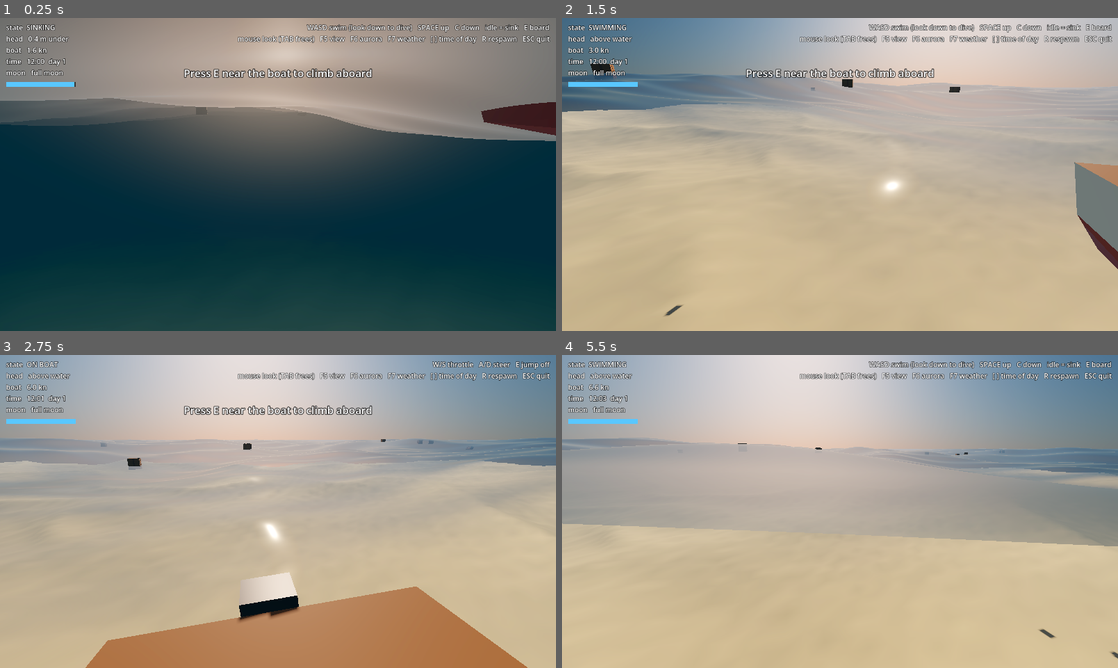
Above: before the commit, frames 1-4 (two rows, left to right).
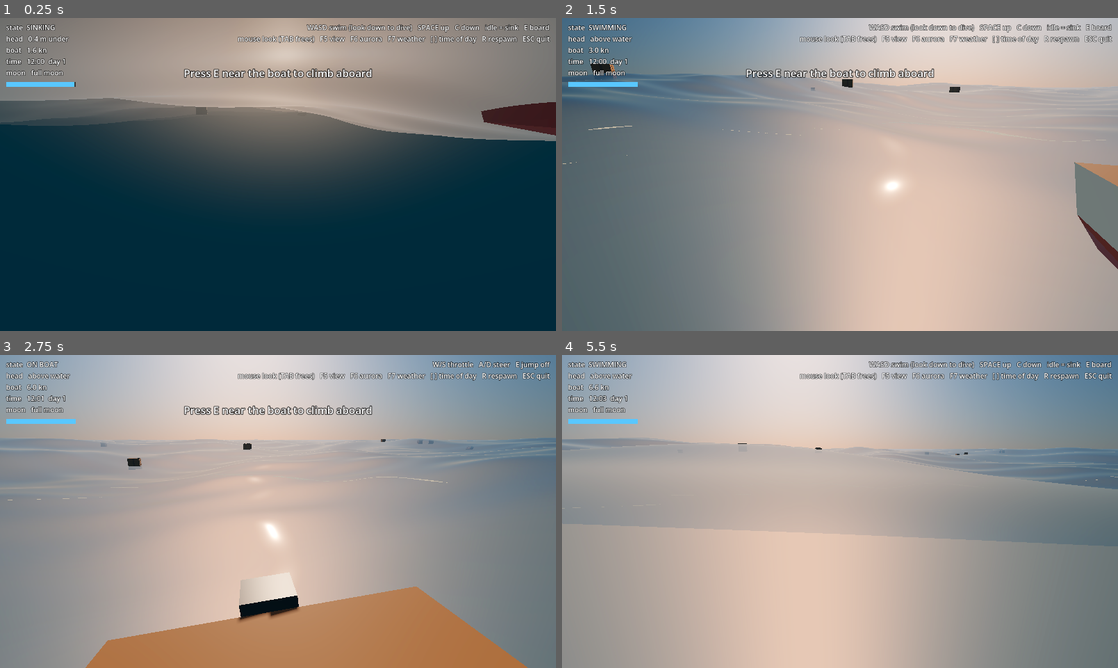
Above: after the commit, the same moments.

Repository: DocRountree/game
Game: Godot game, scene res://src/world/open_ocean/open_ocean.tscn
Same seed, same stepped clock (60 frames per second), same inputs: the game is played once before the commit and once after it.
Inputs (mouse positions are in pixels of both pictures, inside the frame that each line leads up to):
- Up to frame 1 (0.25 s): no input
- Up to frame 2 (1.5 s): tap E (interact) at 0.5, 1.25 s; move the mouse to (867, 174) at 0.52 s; hold W (move_forward) from 0.53 s (still down); tap Down (camera_down) at 0.6 s; move the mouse to (812, 174) at 1.27 s; tap Left (camera_left) at 1.35 s
- Up to frame 3 (2.75 s): keep holding W (move_forward); tap E (interact) at 2 s; move the mouse to (289, 505) at 2.02 s; tap Right (camera_right) at 2.1 s
- Up to frame 4 (5.5 s): keep holding W (move_forward); tap E (interact) at 2.75, 3.5, 4.35 s; move the mouse to (834, 517) at 2.77 s; tap Up (camera_up) at 2.85 s; move the mouse to (878, 514) at 3.52 s; tap C (dive) at 3.6 s; move the mouse to (795, 508) at 4.27 s; move the mouse to (845, 511) at 5.02 s; hold Tab (toggle_mouse) from 5.03 s (still down)

The runs differ from the first frame. In frame 1, 3.9% of the frame differs, in the area x 9-84%, y 90-100%; in frame 2, 45%, in the area x 0-100%, y 27-100%; in frame 3, 30%; in frame 4, 37%.

Commit message:
Seafloor: shader-displaced camera-centred grid with fractal relief and pixel-adaptive detail

Diff:
--- a/src/systems/water/seafloor/seafloor.gd
+++ b/src/systems/water/seafloor/seafloor.gd
@@ -1,8 +1,9 @@
 class_name Seafloor
 extends Node3D
 ## Procedural ocean floor: a heightfield from the world seed (broad basins and
-## rises, ridges, and fine ripples), meshed and given collision in a square
-## patch around the focus that is rebuilt as it moves. Seafloor.height_at()
+## rises, ridges, and fine ripples) with collision in a square patch around the
+## focus that is rebuilt as it moves. It is drawn by seafloor.gdshader on a
+## camera-centred grid that adds fine fractal relief and endless shading detail. Seafloor.height_at()
 ## answers anywhere, so other systems (depth readouts, sampling, spawning) can
 ## ask for the bottom without the mesh.
 ##
@@ -15,14 +16,14 @@
 const REBUILD_DISTANCE := 120.0    ## Start the next patch this far from the current centre (edge is 384 m out).
 
 @export var focus: Node3D
-@export var material: Material
+@export var material: ShaderMaterial   ## seafloor.gdshader
 
 static var _noise_broad: FastNoiseLite
 static var _noise_ridge: FastNoiseLite
 static var _noise_fine: FastNoiseLite
 static var _seed := -1
 
-var _mesh := MeshInstance3D.new()
+var _mesh := OceanSurface.new()      # camera-centred polar grid
 var _body := StaticBody3D.new()
 var _shape := CollisionShape3D.new()
 var _centre := Vector2(INF, INF)
@@ -62,6 +63,13 @@
 func _ready() -> void:
 	_mesh.material_override = material
 	add_child(_mesh)
+	# dense underfoot (10 cm), ~300 m out: stays inside the 384 m half-patch
+	_mesh.rings = 150
+	_mesh.segments = 192
+	_mesh.inner_spacing = 0.1
+	_mesh.growth = 0.03
+	_mesh.mesh = _mesh.build_mesh()
+	_mesh.custom_aabb = AABB(Vector3(-400, -200, -400), Vector3(800, 220, 800))
 	_body.collision_layer = 1   # world
 	_body.collision_mask = 0
 	_body.add_child(_shape)
@@ -71,6 +79,12 @@
 	_pending_centre = (at / CELL).round() * CELL
 	_generate()
 	_apply()
+
+
+func _process(_delta: float) -> void:
+	var cam := get_viewport().get_camera_3d()
+	if cam:
+		_mesh.global_position = Vector3(cam.global_position.x, 0.0, cam.global_position.z)
 
 
 func _physics_process(_delta: float) -> void:
@@ -105,52 +119,19 @@
 	for j in n:
 		for i in n:
 			heights[j * n + i] = height_at(c.x - half + i * CELL, c.y - half + j * CELL)
-	var verts := PackedVector3Array()
-	var normals := PackedVector3Array()
-	var colours := PackedColorArray()
-	verts.resize(n * n)
-	normals.resize(n * n)
-	colours.resize(n * n)
-	for j in n:
-		for i in n:
-			var h := heights[j * n + i]
-			verts[j * n + i] = Vector3(-half + i * CELL, h, -half + j * CELL)
-			var hl := heights[j * n + maxi(i - 1, 0)]
-			var hr := heights[j * n + mini(i + 1, SIZE)]
-			var hd := heights[maxi(j - 1, 0) * n + i]
-			var hu := heights[mini(j + 1, SIZE) * n + i]
-			var nrm := Vector3(hl - hr, 2.0 * CELL, hd - hu).normalized()
-			normals[j * n + i] = nrm
-			# sand on the flats, darker rock on slopes, paler on the rises
-			var rock := smoothstep(0.85, 0.65, nrm.y)
-			var sand := Color(0.62, 0.56, 0.42).lerp(Color(0.72, 0.67, 0.52), clampf((h + 40.0) / 25.0, 0.0, 1.0))
-			colours[j * n + i] = sand.lerp(Color(0.3, 0.3, 0.28), rock)
-	var idx := PackedInt32Array()
-	idx.resize(SIZE * SIZE * 6)
-	var k := 0
-	for j in SIZE:
-		for i in SIZE:
-			var a := j * n + i
-			idx[k] = a; idx[k + 1] = a + 1; idx[k + 2] = a + n
-			idx[k + 3] = a + 1; idx[k + 4] = a + n + 1; idx[k + 5] = a + n
-			k += 6
-	var arrays := []
-	arrays.resize(Mesh.ARRAY_MAX)
-	arrays[Mesh.ARRAY_VERTEX] = verts
-	arrays[Mesh.ARRAY_NORMAL] = normals
-	arrays[Mesh.ARRAY_COLOR] = colours
-	arrays[Mesh.ARRAY_INDEX] = idx
-	_result = {"centre": c, "arrays": arrays, "heights": heights}
+	_result = {"centre": c, "heights": heights}
 
 
 # Main thread: swap the finished patch in.
 func _apply() -> void:
 	var c: Vector2 = _result.centre
 	var n := SIZE + 1
-	var mesh := ArrayMesh.new()
-	mesh.add_surface_from_arrays(Mesh.PRIMITIVE_TRIANGLES, _result.arrays)
-	_mesh.mesh = mesh
-	_mesh.position = Vector3(c.x, 0.0, c.y)
+	var half := SIZE * CELL * 0.5
+	var img := Image.create_from_data(n, n, false, Image.FORMAT_RF, (_result.heights as PackedFloat32Array).to_byte_array())
+	if material:
+		material.set_shader_parameter("heights", ImageTexture.create_from_image(img))
+		# texel centres sit on the grid points: the rect spans half a cell beyond them
+		material.set_shader_parameter("patch_rect", Vector3(c.x - half - CELL * 0.5, c.y - half - CELL * 0.5, n * CELL))
 	var hm := HeightMapShape3D.new()
 	hm.map_width = n
 	hm.map_depth = n
--- /dev/null
+++ b/src/systems/water/seafloor/seafloor.gdshader
@@ -0,0 +1,91 @@
+shader_type spatial;
+render_mode cull_back;
+
+// The sea floor on a camera-centred polar grid (dense underfoot, coarse far
+// away). Vertices take the coarse height from the CPU heightfield texture (the
+// same one collision uses) plus fine fractal relief limited to what the local
+// mesh spacing can hold. The fragment shader keeps adding octaves to the
+// shading normal down to the pixel's footprint, using value noise with analytic
+// derivatives, so detail never runs out and costs one lookup set per octave.
+
+uniform sampler2D heights : filter_linear, repeat_disable;   // r: height (m)
+uniform vec3 patch_rect = vec3(0.0, 0.0, 768.0);             // corner x, corner z, size (m)
+uniform float relief = 0.55;          // m of fine relief on top of the coarse field
+uniform float relief_wavelength = 9.0; // m: longest fine octave
+uniform vec3 sand_deep = vec3(0.55, 0.5, 0.38);
+uniform vec3 sand_shallow = vec3(0.72, 0.67, 0.52);
+uniform vec3 rock = vec3(0.28, 0.28, 0.26);
+
+varying vec3 wpos;
+varying float spacing;
+
+float hash2(vec2 p) {
+	p = fract(p * vec2(0.1031, 0.1030));
+	p += dot(p, p.yx + 33.33);
+	return fract((p.x + p.y) * p.x);
+}
+
+// value noise with its gradient (Inigo Quilez): returns (value, d/dx, d/dy)
+vec3 noised(vec2 x) {
+	vec2 i = floor(x);
+	vec2 f = fract(x);
+	vec2 u = f * f * f * (f * (f * 6.0 - 15.0) + 10.0);
+	vec2 du = 30.0 * f * f * (f * (f - 2.0) + 1.0);
+	float a = hash2(i);
+	float b = hash2(i + vec2(1.0, 0.0));
+	float c = hash2(i + vec2(0.0, 1.0));
+	float d = hash2(i + vec2(1.0, 1.0));
+	float k1 = b - a;
+	float k2 = c - a;
+	float k4 = a - b - c + d;
+	return vec3(a + k1 * u.x + k2 * u.y + k4 * u.x * u.y,
+			du * vec2(k1 + k4 * u.y, k2 + k4 * u.x));
+}
+
+// fine relief: height and gradient, octaves down to min_wavelength
+vec3 relief_at(vec2 p, float min_wavelength) {
+	vec3 sum = vec3(0.0);
+	float wl = relief_wavelength;
+	float amp = relief;
+	mat2 turn = mat2(vec2(0.8, 0.6), vec2(-0.6, 0.8));
+	for (int o = 0; o < 9; o++) {
+		if (wl < min_wavelength)
+			break;
+		float fade = clamp(wl / min_wavelength - 1.0, 0.0, 1.0);   // no popping as octaves come in
+		vec3 n = noised(p / wl);
+		sum += vec3(n.x - 0.5, n.yz / wl) * amp * fade;
+		wl *= 0.5;
+		amp *= 0.5;
+		p = turn * p;   // rotate octaves so their grids don't line up
+	}
+	return sum;
+}
+
+float coarse(vec2 xz) {
+	return texture(heights, (xz - patch_rect.xy) / patch_rect.z).r;
+}
+
+void vertex() {
+	vec3 w = (MODEL_MATRIX * vec4(VERTEX, 1.0)).xyz;
+	spacing = UV.x;
+	w.y = coarse(w.xz) + relief_at(w.xz, spacing * 3.0).x;
+	VERTEX = (inverse(MODEL_MATRIX) * vec4(w, 1.0)).xyz;
+	wpos = w;
+}
+
+void fragment() {
+	// coarse slope from the heightfield, fine slope from the octaves this pixel resolves
+	float e = patch_rect.z / float(textureSize(heights, 0).x);
+	vec2 g = vec2(coarse(wpos.xz + vec2(e, 0.0)) - coarse(wpos.xz - vec2(e, 0.0)),
+			coarse(wpos.xz + vec2(0.0, e)) - coarse(wpos.xz - vec2(0.0, e))) / (2.0 * e);
+	float footprint = max(length(fwidth(wpos.xz)), 0.003);
+	vec3 r = relief_at(wpos.xz, footprint * 2.0);
+	g += r.yz;
+	vec3 n = normalize(vec3(-g.x, 1.0, -g.y));
+	NORMAL = normalize((VIEW_MATRIX * vec4(n, 0.0)).xyz);
+	float rocky = 1.0 - smoothstep(0.65, 0.85, n.y);
+	vec3 sand = mix(sand_deep, sand_shallow, clamp((wpos.y + 40.0) / 25.0, 0.0, 1.0));
+	float speckle = noised(wpos.xz * 3.1).x * 0.15 + noised(wpos.xz * 0.37).x * 0.12;
+	ALBEDO = mix(sand, rock, rocky) * (0.88 + speckle);
+	ROUGHNESS = 0.95;
+}
--- a/src/world/open_ocean/open_ocean.tscn
+++ b/src/world/open_ocean/open_ocean.tscn
@@ -27,6 +27,7 @@
 [ext_resource type="Shader" path="res://src/systems/atmosphere/aurora.gdshader" id="28_aurora_shader"]
 [ext_resource type="Script" path="res://src/systems/weather/weather.gd" id="29_weather"]
 [ext_resource type="Script" path="res://src/systems/water/seafloor/seafloor.gd" id="31_seafloor"]
+[ext_resource type="Shader" path="res://src/systems/water/seafloor/seafloor.gdshader" id="32_seafloor_shader"]
 
 [sub_resource type="ShaderMaterial" id="Sky_material"]
 shader = ExtResource("8_sky")
@@ -78,9 +79,8 @@
 render_priority = 2
 shader = ExtResource("16_clouds_shader")
 
-[sub_resource type="StandardMaterial3D" id="Seafloor_material"]
-vertex_color_use_as_albedo = true
-roughness = 0.95
+[sub_resource type="ShaderMaterial" id="Seafloor_material"]
+shader = ExtResource("32_seafloor_shader")
 
 [node name="OpenOcean" type="Node3D"]
 script = ExtResource("1_world")
Not shown, added: src/systems/water/seafloor/seafloor.gdshader.uid
Not shown, changed: docs/ARCHITECTURE.md
